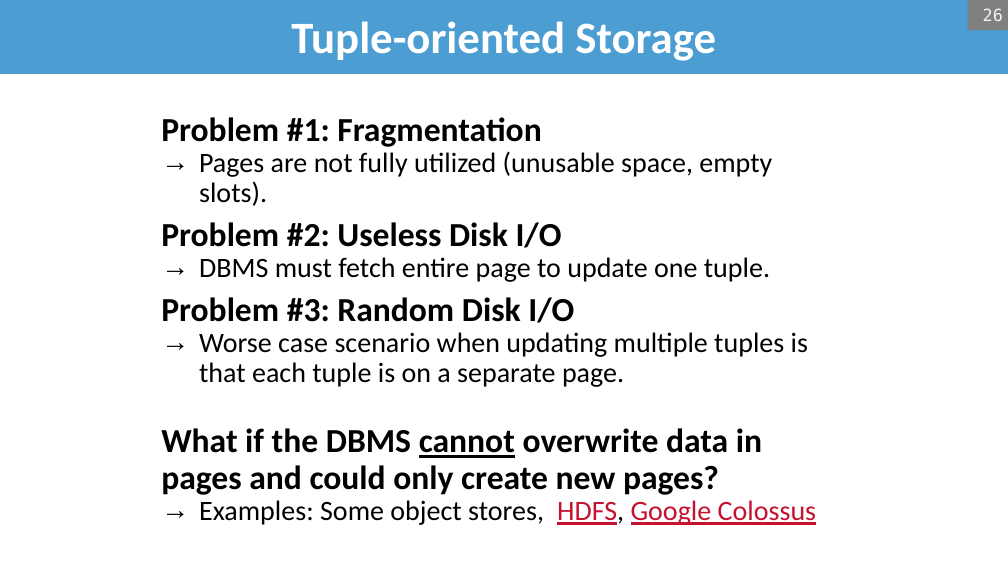
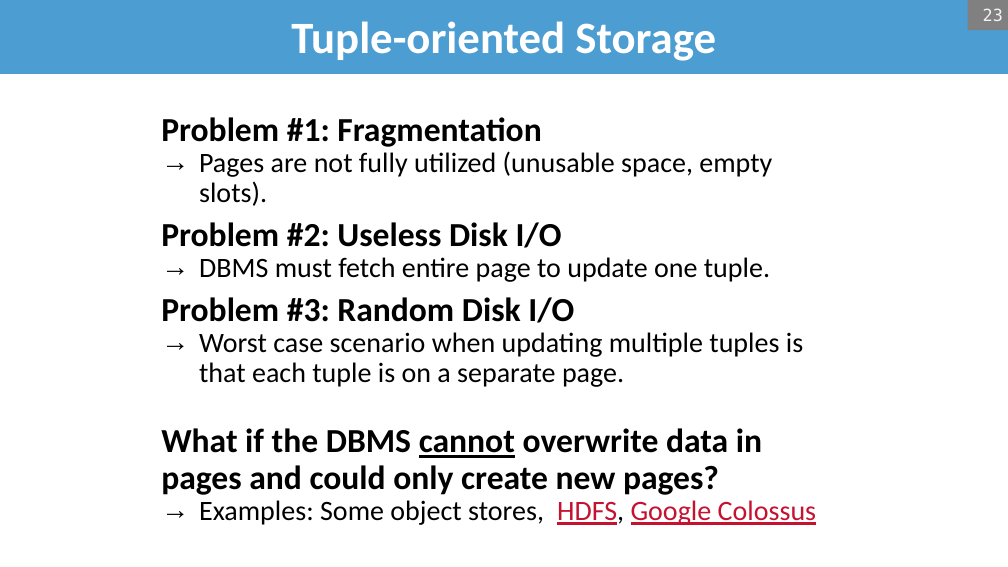
Before and after one commit to bsb20/bsb20.github.io, a slide deck: slide 23 of docs/421_f26/lectures/L4.pptx (slide 26 before the commit). Drawn at 1008x567 pixels with LibreOffice and Linux fonts; fonts in the diff are those of the drawing; background and template pictures are left out. Boxes give left, top, right and bottom in pixels: in the first picture for what was removed or moved away, otherwise in the second. Text is boxed around its words. In the diff, an @@ line names an element or a change of style, - is before the commit and + after.

Commit message:
COMP 421: post L3 and L4 slides (storage I; storage tuples/LSM)

```diff
--- a/docs/421_f26/lectures/L4.pptx
+++ b/docs/421_f26/lectures/L4.pptx
@@ page number at (x1=983, y1=8, x2=1003, y2=21): text changed @@
-26
+23
@@ text at (x1=199, y1=332, x2=803, y2=387): text changed @@
-  → Worse case scenario when updating multiple tuples is that each tuple is on a separate page.
+  → Worst case scenario when updating multiple tuples is that each tuple is on a separate page.
```
Also in this commit, not shown: 10 other slides changed, 1 slide added, 3 slides removed, 3 other files.
